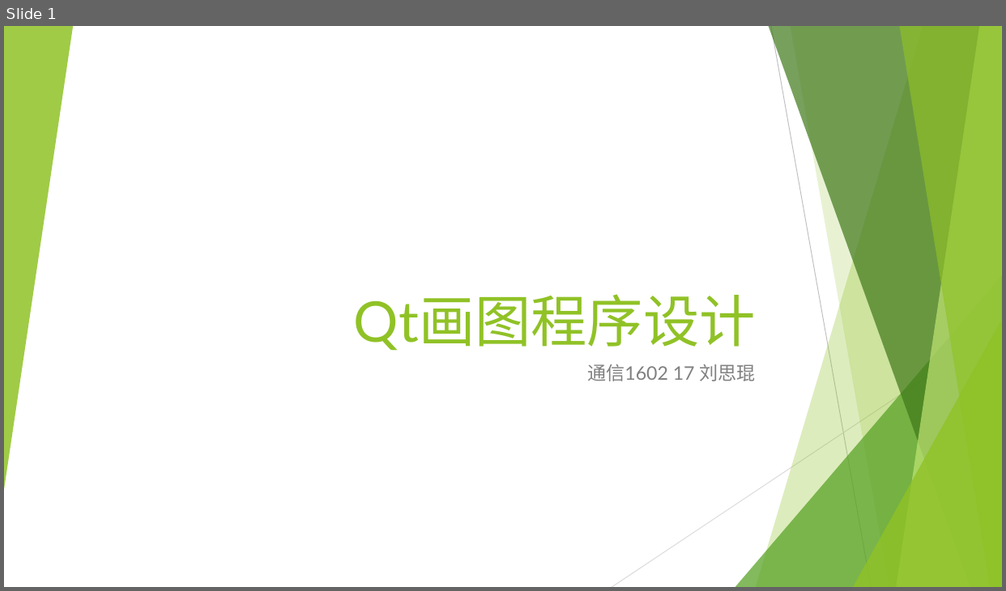
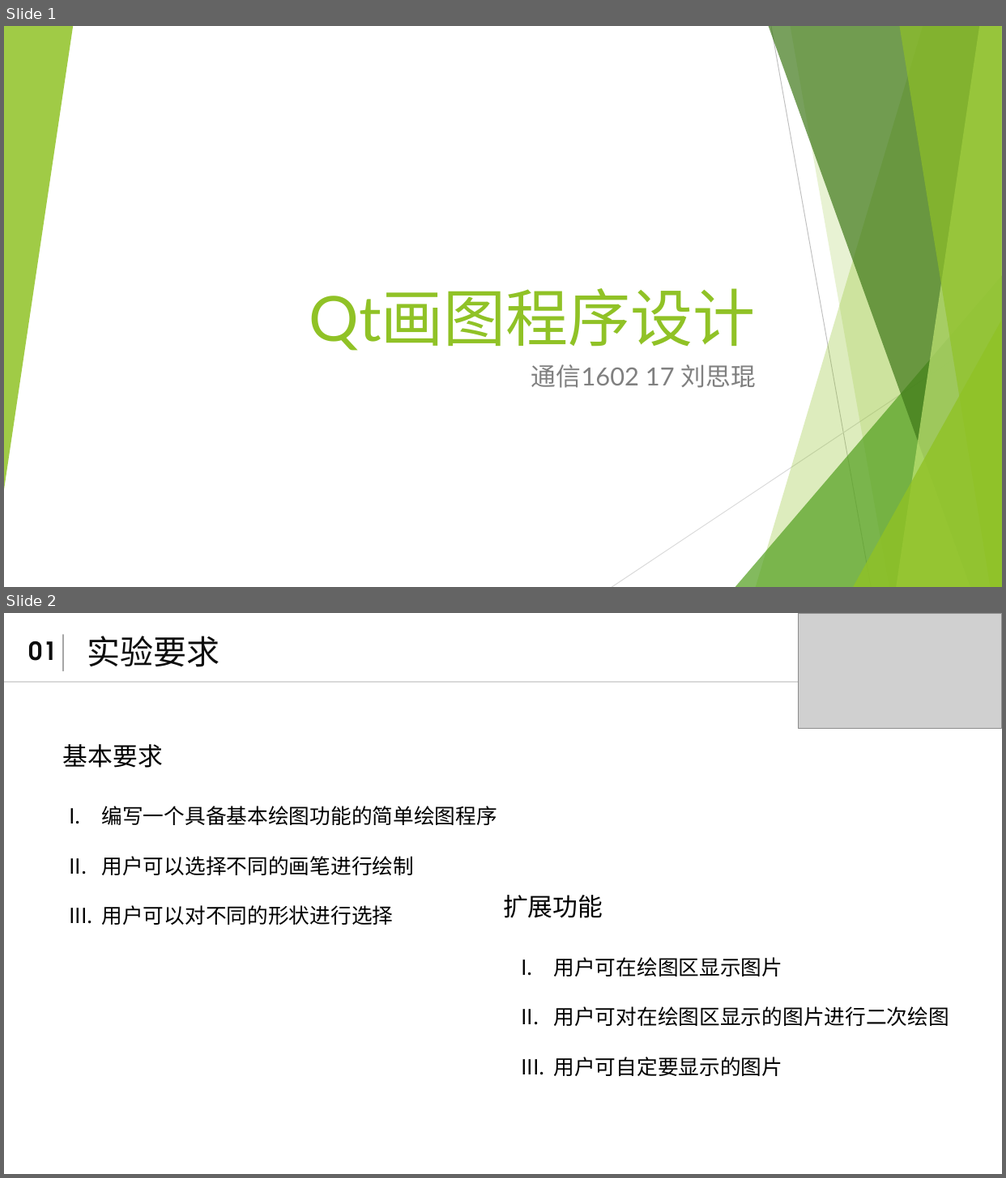
Before and after one commit to 1580994065/Qt_2018_FALL_Homework, a slide deck: lab02/lab02.pptx. Shown one above the other, each under a label of ours: slide 1 before the commit, slides 1 and 2 after it. The pictures are 1006x591 and 1006x1178 pixels, drawn with LibreOffice and Linux fonts; fonts in the diff are those of the drawing; grey boxes stand for pictures. Boxes give left, top, right and bottom in pixels: in the first picture for what was removed or moved away, otherwise in the second. Text is boxed around its words. In the diff, an @@ line names an element or a change of style, - is before the commit and + after.

```diff
--- a/lab02/lab02.pptx
+++ b/lab02/lab02.pptx
@@ slide 2 added at [4,613,1002,1174], background #FFFFFF @@
@@ line added from (63, 635) to (63, 671), #A6A6A6 1 pt @@
@@ free added at [87,631,299,671], 32 pt, text #0D0D0D @@
+实验要求
@@ picture added at [799,614,1002,728] @@
@@ text added at [29,641,57,661], 24 pt, text #0D0D0D, bold @@
+01
@@ line added from (4, 682) to (1002, 682), #D9D9D9 1.5 pt @@
@@ text added at [63,744,163,768], 24 pt, text #000000 @@
+基本要求
@@ text added at [102,806,497,925], 20 pt, text #000000 @@
+I. 编写一个具备基本绘图功能的简单绘图程序
+II. 用户可以选择不同的画笔进行绘制
+III. 用户可以对不同的形状进行选择
@@ text added at [503,895,603,918], 24 pt, text #000000 @@
+扩展功能
@@ text added at [554,957,949,1076], 20 pt, text #000000 @@
+I. 用户可在绘图区显示图片
+II. 用户可对在绘图区显示的图片进行二次绘图
+III. 用户可自定要显示的图片
@@ slide 1 changed as well @@
@@ title "Qt画图程序设计" at [309,288,756,351]: size 54 to 60 pt @@
@@ subtitle "通信1602 17 刘思琨" at [531,365,755,388]: size 18 to 24 pt @@
```
Also in this commit, not shown: 7 other slides added, 1 slide removed, 3 other files.
